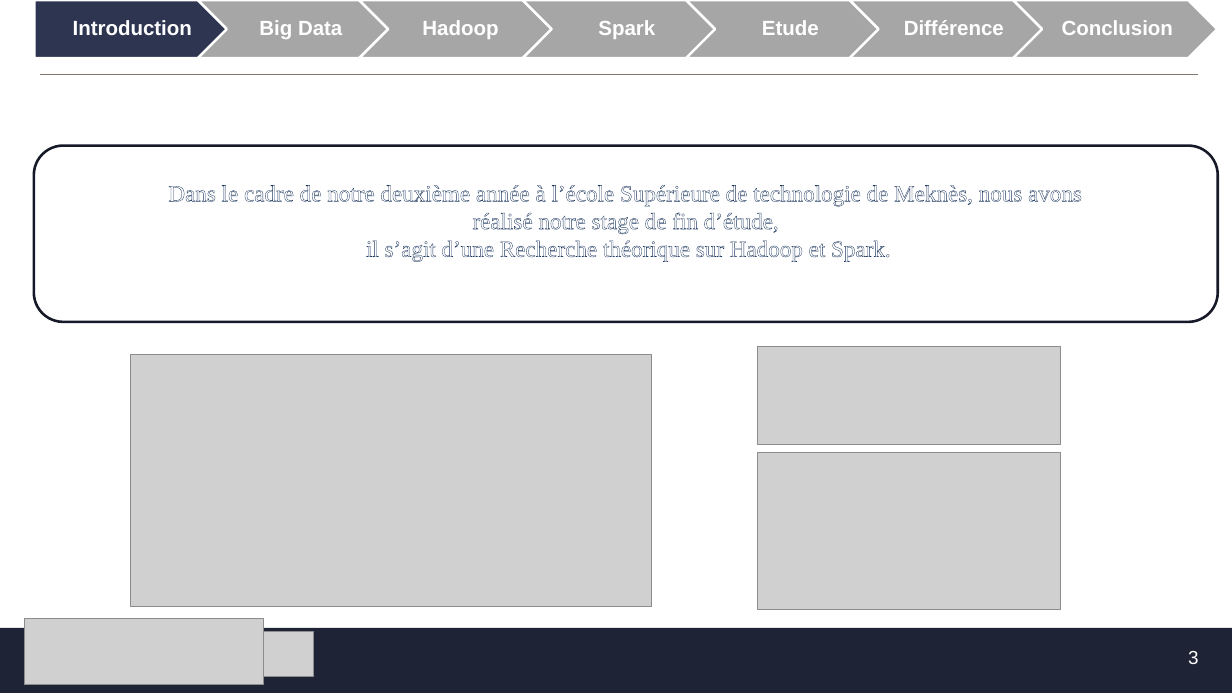
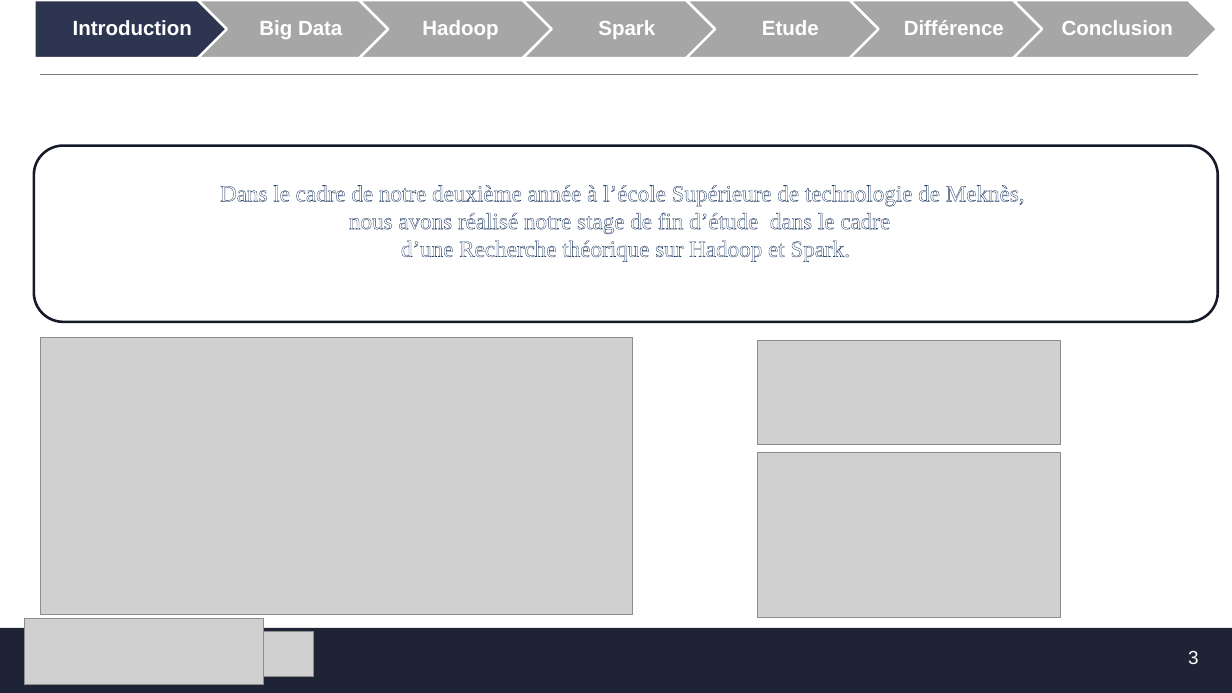
Before and after one commit to MF-13/E-Learning_Platforme, a slide deck: slide 3 of SFE/Présentation_SFE.pptx. Drawn at 1232x693 pixels with LibreOffice and Linux fonts; fonts in the diff are those of the drawing; grey boxes stand for pictures; background and template pictures are left out. Boxes give left, top, right and bottom in pixels: in the first picture for what was removed or moved away, otherwise in the second. Text is boxed around its words. In the diff, an @@ line names an element or a change of style, - is before the commit and + after.

```diff
--- a/SFE/Présentation_SFE.pptx
+++ b/SFE/Présentation_SFE.pptx
@@ text in rounded rectangle at [220,185,1025,262]: text changed @@
-Dans le cadre de notre deuxième année à l’école Supérieure de technologie de Meknès, nous avons réalisé notre stage de fin d’étude,
-il s’agit d’une Recherche théorique sur Hadoop et Spark.
+Dans le cadre de notre deuxième année à l’école Supérieure de technologie de Meknès,
+nous avons réalisé notre stage de fin d’étude dans le cadre
+d’une Recherche théorique sur Hadoop et Spark.
@@ picture: place and size @@
-picture at [130,354,652,606]
+picture at [41,337,633,615]
@@ picture: place and size @@
-picture at [758,347,1060,445]
+picture at [758,340,1060,445]
@@ picture: place and size @@
-picture at [758,452,1061,610]
+picture at [758,452,1061,617]
```
Also in this commit, not shown: 2 other slides changed.
